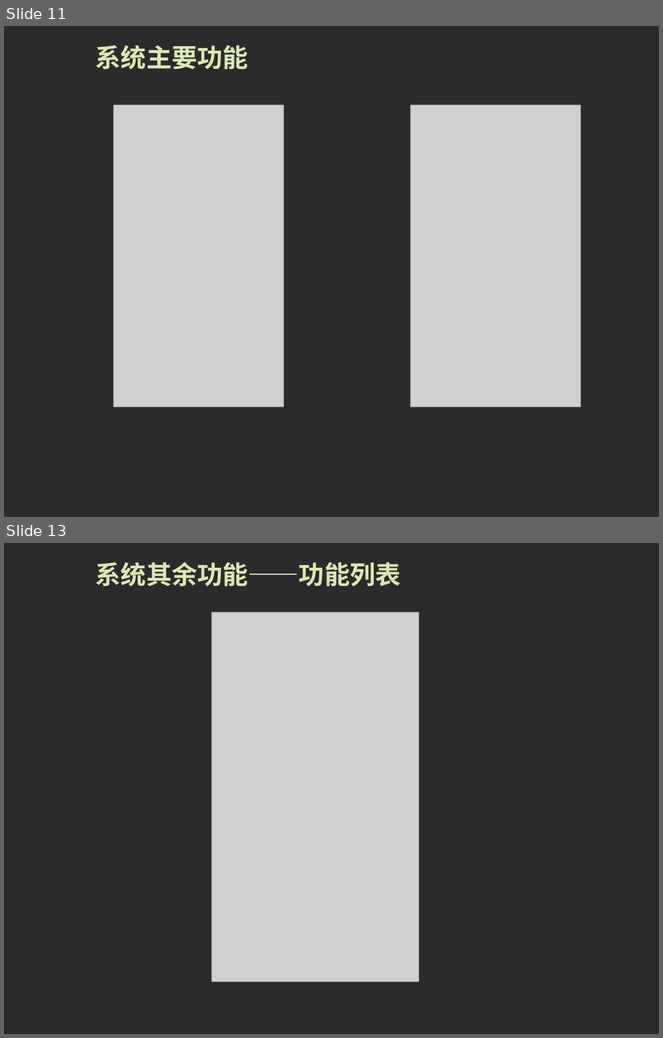
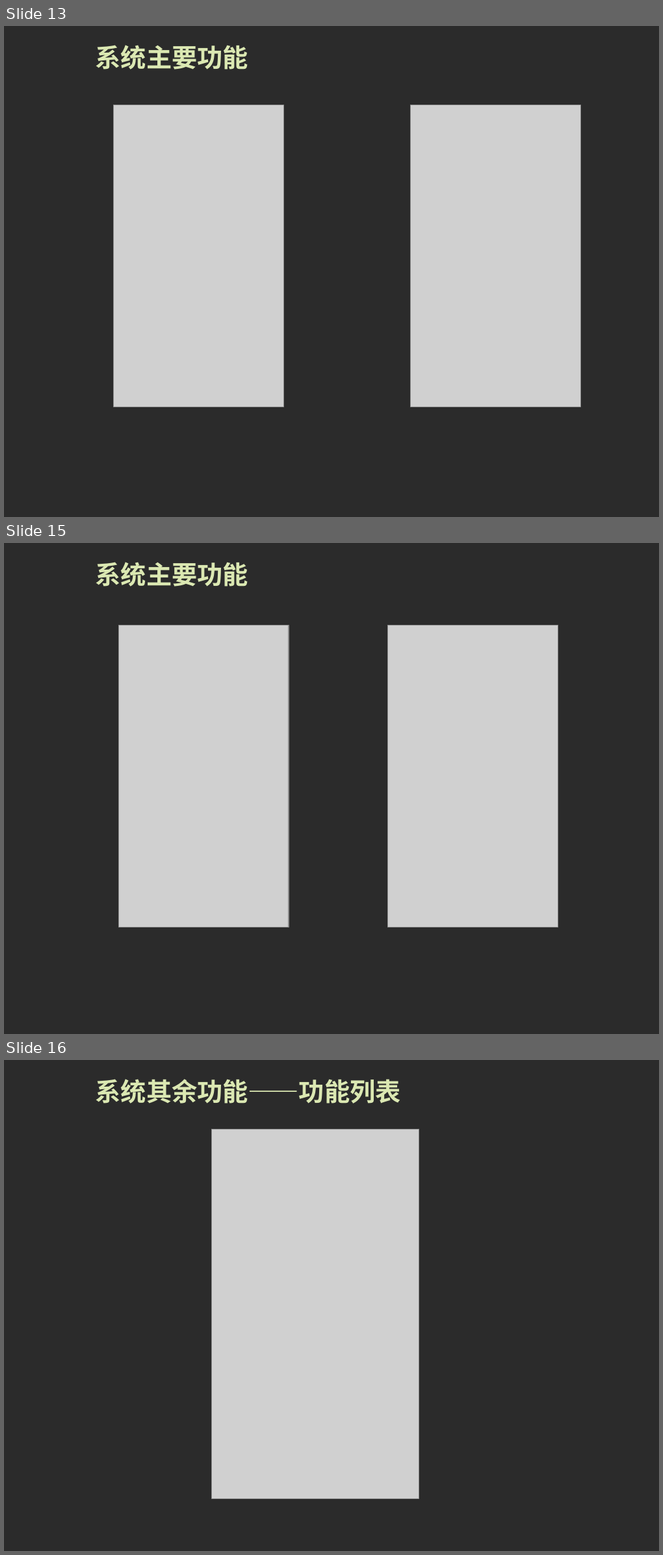
Before and after one commit to MyLifeMyTravel/Graduation, a slide deck: 毕业设计/毕业论文答辩-厉圣杰.ppt. Shown one above the other, each under a label of ours: slides 11 and 13 before the commit, slides 13, 15 and 16 after it; the slides between them are not shown. The pictures are 663x1038 and 663x1555 pixels, drawn with LibreOffice and Linux fonts; fonts in the diff are those of the drawing; grey boxes stand for pictures; background and template pictures are left out; a plain dark background stands for a picture behind light text. Boxes give left, top, right and bottom in pixels: in the first picture for what was removed or moved away, otherwise in the second. Text is boxed around its words. In the diff, an @@ line names an element or a change of style, - is before the commit and + after.

```diff
--- a/毕业设计/毕业论文答辩-厉圣杰.ppt
+++ b/毕业设计/毕业论文答辩-厉圣杰.ppt
@@ slide 15 added at [4,543,659,1034], background picture (left out) @@
@@ title added at [96,562,248,587], 28 pt, text #DBE8B2, bold @@
+系统主要功能
@@ picture added at [118,625,289,927] @@
@@ picture added at [388,625,558,927] @@
@@ what was slide 11 is now slide 13 @@
@@ what was slide 13 is now slide 16 @@
```
Also in this commit, not shown: 8 slides changed, 2 other slides added, 1 slide removed, 1 other file.
